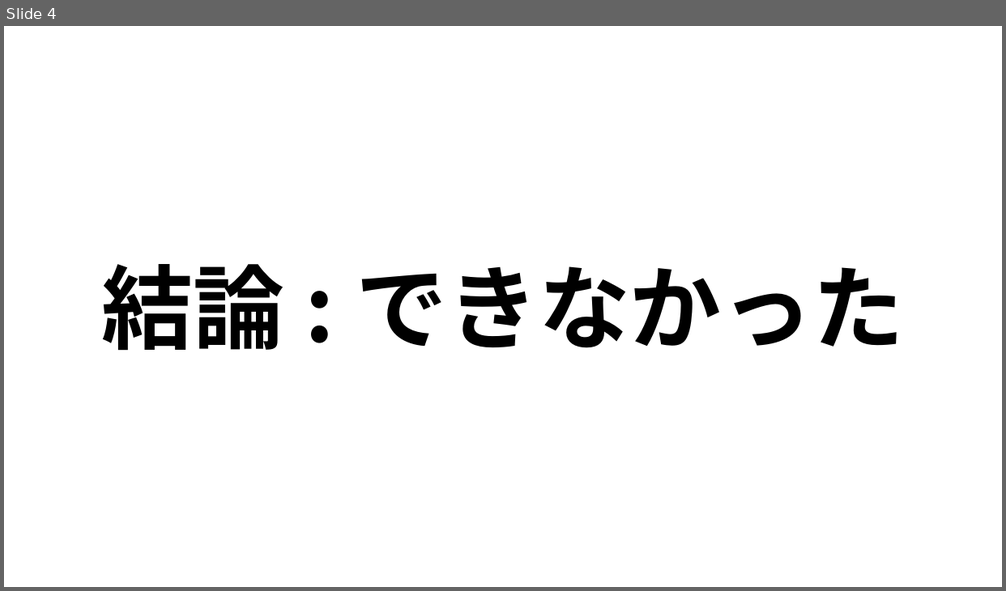
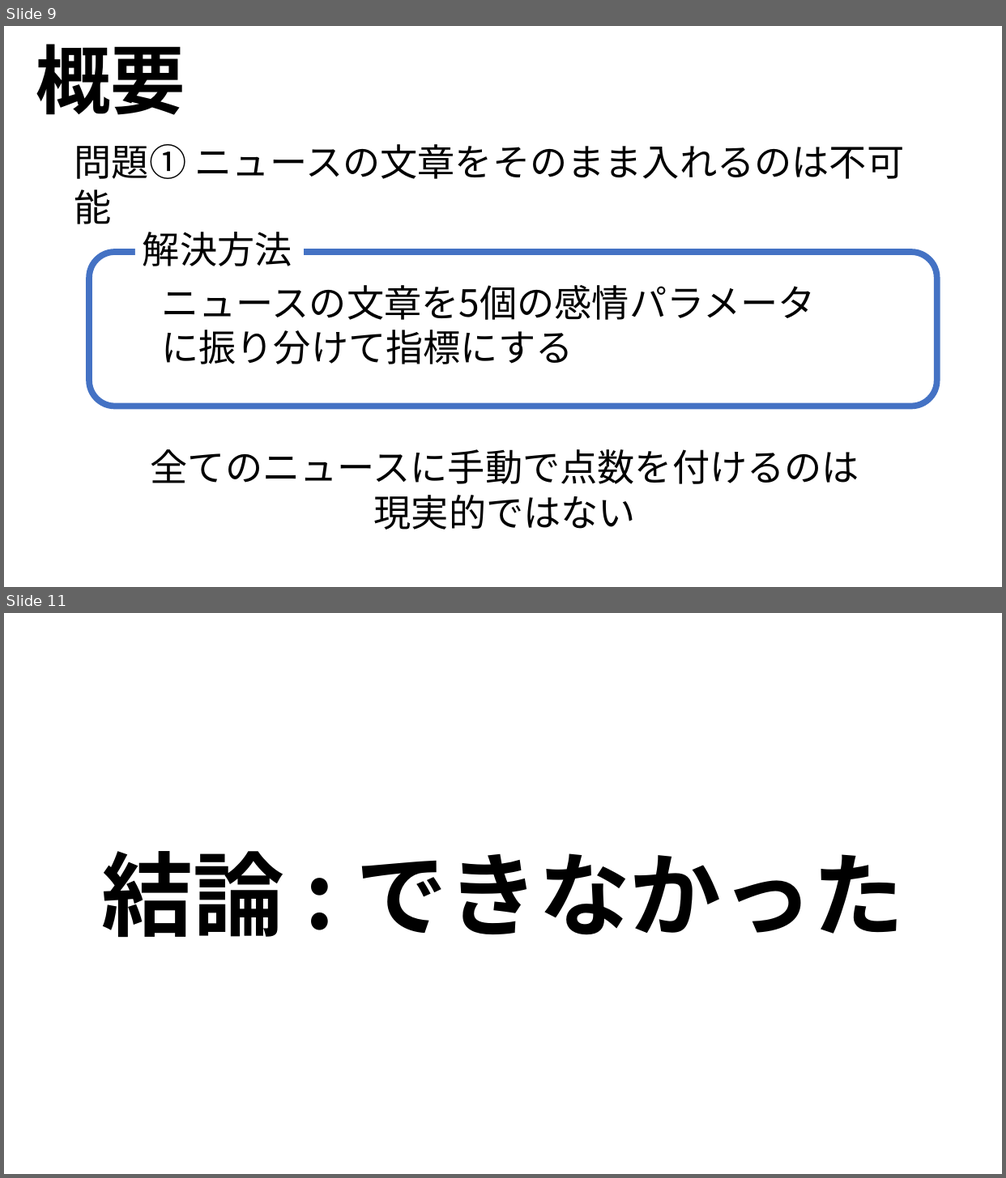
Before and after one commit to ryoww/PBL_stock, a slide deck: 最終報告.pptx. Shown one above the other, each under a label of ours: slide 4 before the commit, slides 9 and 11 after it; the slides between them are not shown. The pictures are 1006x591 and 1006x1178 pixels, drawn with LibreOffice and Linux fonts; fonts in the diff are those of the drawing. Boxes give left, top, right and bottom in pixels: in the first picture for what was removed or moved away, otherwise in the second. Text is boxed around its words. In the diff, an @@ line names an element or a change of style, - is before the commit and + after.

```diff
--- a/最終報告.pptx
+++ b/最終報告.pptx
@@ slide 9 added at bbox=[4, 26, 1002, 587], background #FFFFFF @@
@@ text added at bbox=[36, 44, 185, 115], 72 pt, text #000000, bold @@
+概要
@@ text added at bbox=[74, 144, 904, 179], 36 pt, text #000000 @@
+問題① ニュースの文章をそのまま入れるのは不可能
@@ text added at bbox=[143, 232, 292, 267], 36 pt, text #000000 @@
+解決方法
@@ rounded rectangle added at bbox=[89, 252, 938, 407], outline #4472C4 6 pt @@
@@ text added at bbox=[161, 285, 815, 320], 36 pt, text #000000 @@
+ニュースの文章を5個の感情パラメータに振り分けて指標にする
@@ text added at bbox=[151, 450, 859, 530], 36 pt, text #000000 @@
+全てのニュースに手動で点数を付けるのは現実的ではない
@@ what was slide 4 is now slide 11 @@
```
Also in this commit, not shown: 2 slides changed, 8 other slides added, 1 slide removed, 11 other files.
